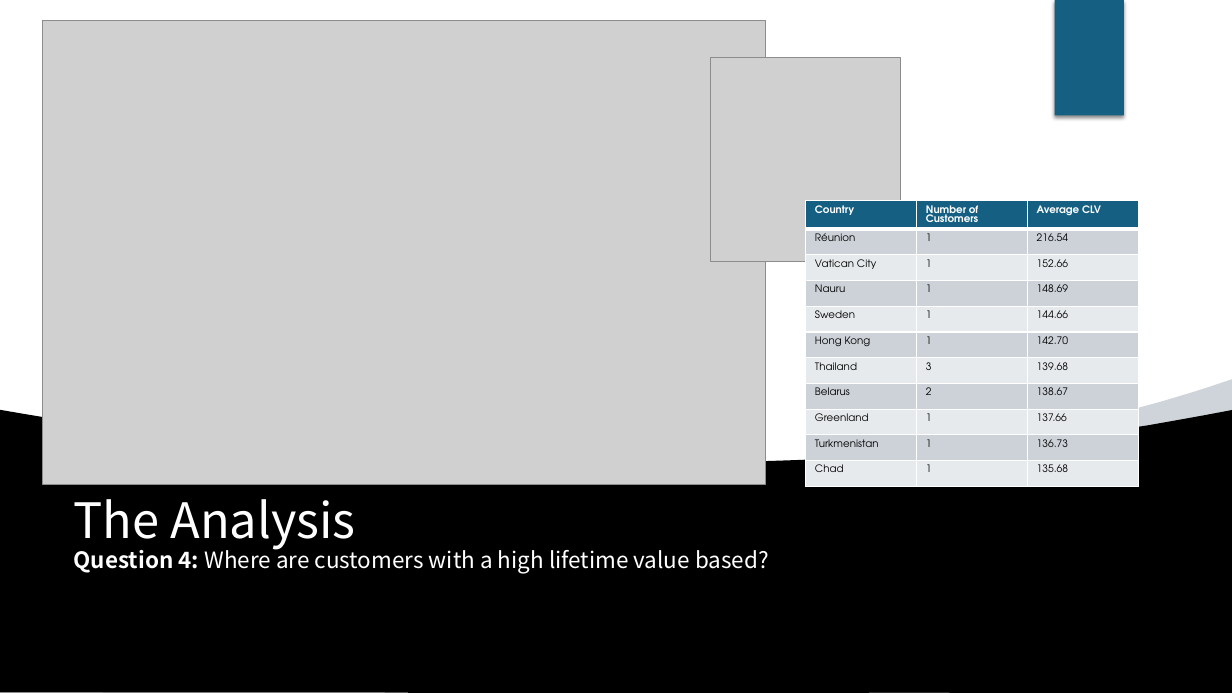
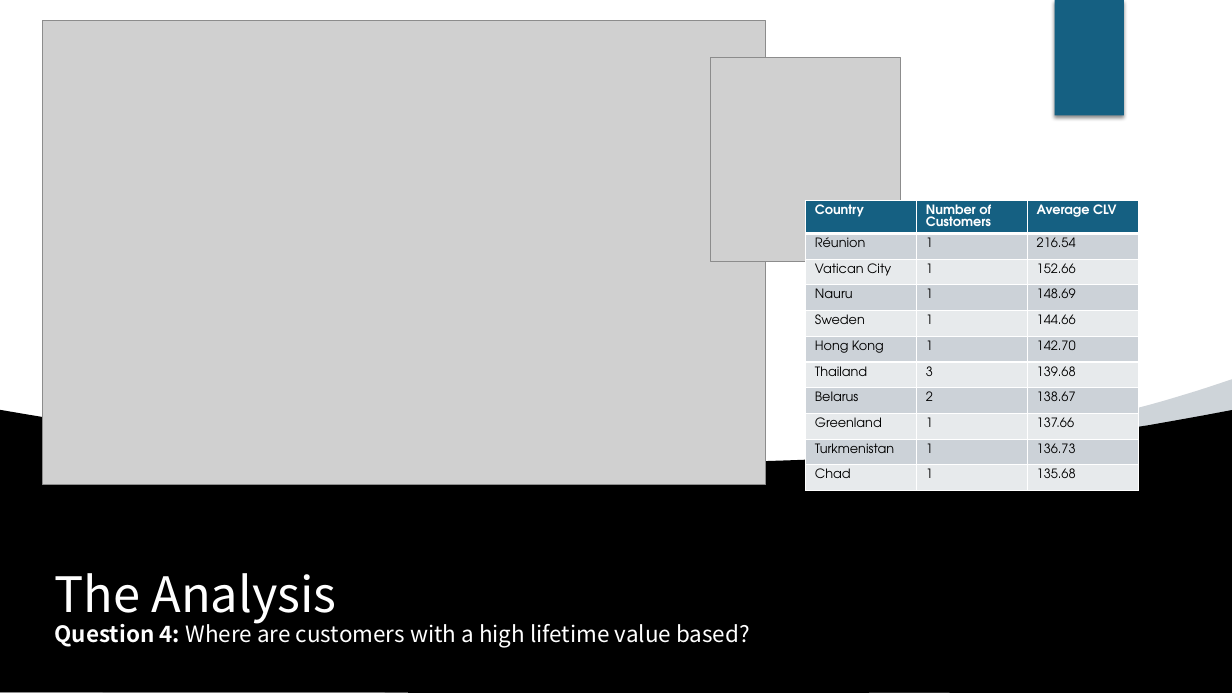
Before and after one commit to davidgriesel/03_streaming_service_database_queries, a slide deck: slide 8 of deliverables/presentation.pptx (slide 9 before the commit). Drawn at 1232x693 pixels with LibreOffice and Linux fonts; fonts in the diff are those of the drawing; grey boxes stand for pictures; background and template pictures are left out. Boxes give left, top, right and bottom in pixels: in the first picture for what was removed or moved away, otherwise in the second. Text is boxed around its words. In the diff, an @@ line names an element or a change of style, - is before the commit and + after.

```diff
--- a/deliverables/presentation.pptx
+++ b/deliverables/presentation.pptx
@@ table at (806, 201, 1139, 498) @@
@@ size 8 to 10 pt @@
@@ text "The Analysis Question 4: Where ...": place and size @@
-text "The Analysis Question 4: Where ..." at (74, 499, 769, 574)
+text "The Analysis Question 4: Where ..." at (55, 573, 750, 648)
```
Also in this commit, not shown: 7 other slides changed, 2 slides added, 3 slides removed, 7 other files.
